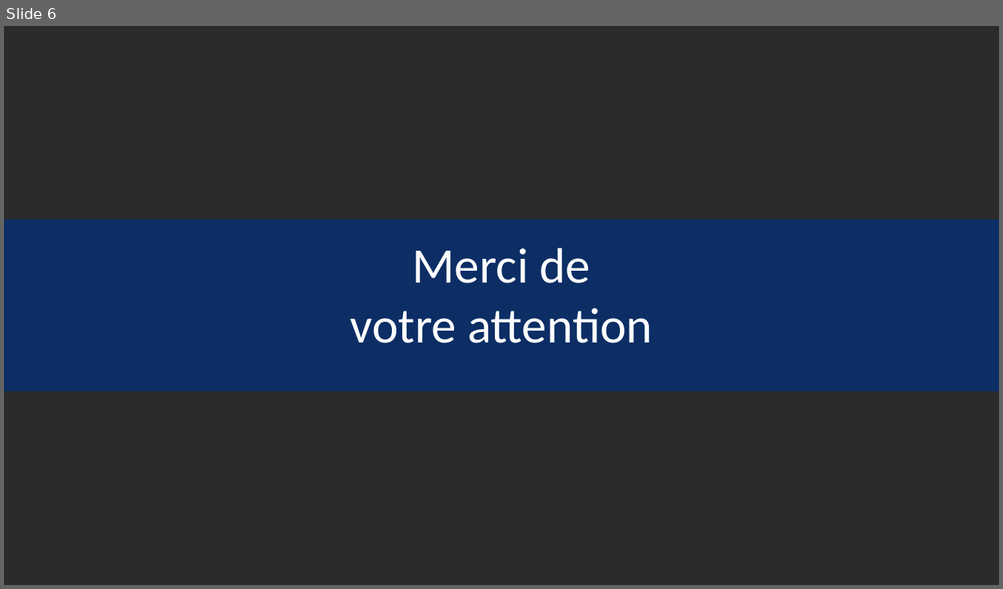
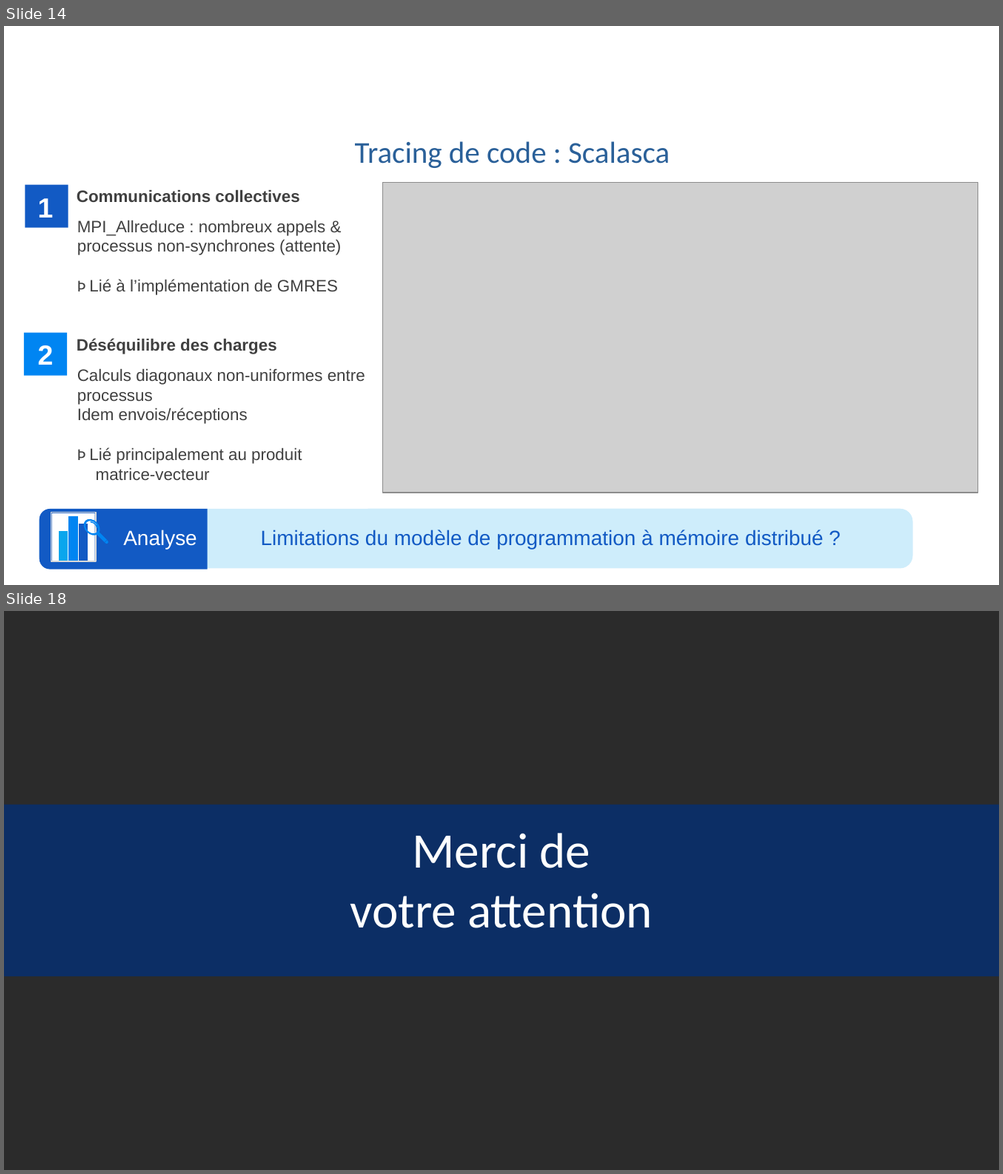
Before and after one commit to Robin-Cazalbou/Stage_M1_Miniapp, a slide deck: Présentation_Orale_stage/Présentation_orale_stage_CAZALBOU_Robin.odp. Shown one above the other, each under a label of ours: slide 6 before the commit, slides 14 and 18 after it; the slides between them are not shown. The pictures are 1003x589 and 1003x1174 pixels, drawn with LibreOffice and Linux fonts; fonts in the diff are those of the drawing; grey boxes stand for pictures; background and template pictures are left out; a plain dark background stands for a picture behind light text. Boxes give left, top, right and bottom in pixels: in the first picture for what was removed or moved away, otherwise in the second. Text is boxed around its words. In the diff, an @@ line names an element or a change of style, - is before the commit and + after.

Commit message:
MàJ diaporama : Scalasca, génie logiciel, comparaison Xyce/miniXyce
Il manque l'explication des deux optimisations MPI ainsi que le refactoring OpenMP.

```diff
--- a/Présentation_Orale_stage/Présentation_orale_stage_CAZALBOU_Robin.odp
+++ b/Présentation_Orale_stage/Présentation_orale_stage_CAZALBOU_Robin.odp
@@ slide 14 added at (x1=4, y1=26, x2=999, y2=585), background picture (left out) @@
@@ title added at (x1=82, y1=28, x2=981, y2=127), 28 pt, text #FFFFFF @@
+Optimisations MPI
@@ text added at (x1=355, y1=141, x2=669, y2=168), 22 pt, text #2A6099 @@
+Tracing de code : Scalasca
@@ rectangle added at (x1=25, y1=185, x2=68, y2=228), fill #125AC4 @@
@@ text added at (x1=38, y1=198, x2=54, y2=218), 20 pt, text #FFFFFF, bold @@
+1
@@ text added at (x1=77, y1=190, x2=299, y2=202), 12 pt, text #404040, bold @@
+Communications collectives
@@ picture added at (x1=383, y1=182, x2=978, y2=492) @@
@@ text added at (x1=77, y1=220, x2=341, y2=295), 12 pt, text #404040 @@
+MPI_Allreduce : nombreux appels &
+processus non-synchrones (attente)
+Þ Lié à l’implémentation de GMRES
@@ rectangle added at (x1=24, y1=332, x2=67, y2=375), fill #0085F2 @@
@@ text added at (x1=38, y1=346, x2=54, y2=365), 20 pt, text #FFFFFF, bold @@
+2
@@ text added at (x1=77, y1=338, x2=277, y2=355), 12 pt, text #404040, bold @@
+Déséquilibre des charges
@@ text added at (x1=77, y1=369, x2=365, y2=480), 12 pt, text #404040 @@
+Calculs diagonaux non-uniformes entre
+processus
+Idem envois/réceptions
+Þ Lié principalement au produit
+matrice-vecteur
@@ rounded rectangle added at (x1=39, y1=509, x2=912, y2=569), fill #0AA6ED at 20% opacity @@
@@ round same rect added at (x1=39, y1=509, x2=207, y2=570), fill #125AC4 @@
@@ column chart added at (x1=51, y1=512, x2=96, y2=563) @@
+categories: 1
+Series 1: 66
+Series 2: 100
+Series 3: 83
@@ freeform shape added at (x1=83, y1=516, x2=117, y2=550), fill #0085F2 @@
@@ text added at (x1=123, y1=530, x2=196, y2=549), 15 pt, text #FFFFFF @@
+Analyse
@@ text added at (x1=261, y1=530, x2=823, y2=549), 15 pt, text #125AC4 @@
+Limitations du modèle de programmation à mémoire distribué ?
@@ page number added at (x1=958, y1=540, x2=999, y2=585), 18 pt, text #FFFFFF @@
+14
@@ what was slide 6 is now slide 18 @@
```
Also in this commit, not shown: 2 slides changed, 12 other slides added, 1 slide removed.
